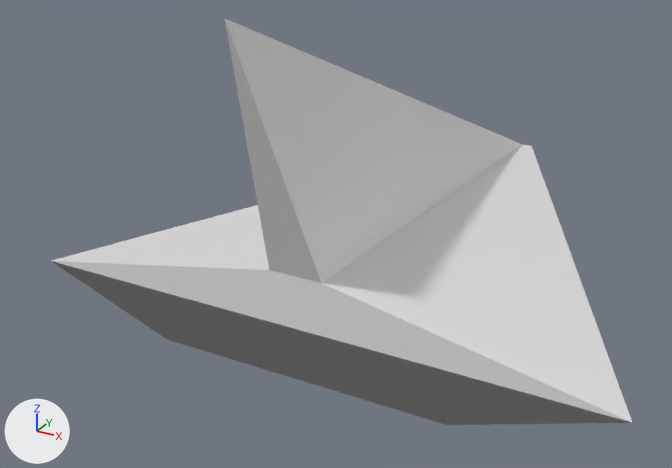
The Blender file assets/models/spaceship.blend: old version first, new version second.
One viewpoint serves both versions: a 50 mm lens placed at (1.294, -3.102, 1.394), pointed at (-0.181, -0.419, 0.052). Lighting does not change. The marker at lower left points along +X, +Y and +Z.

Objects in the first picture: 'Spaceship'.
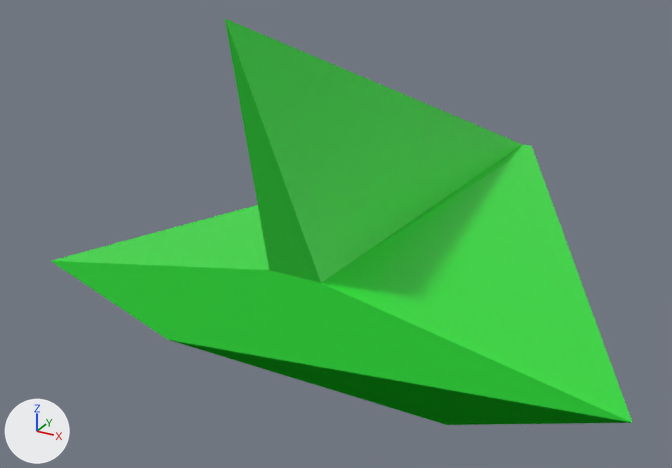
Commit message: Touch the spaceship model

Changed parts and their boxes [x1, y1, x2, y2] in the pictures (672 x 468 px; the box of a moved part takes in the faces that stretch with it):
'Spaceship', recoloured (white to green): [51, 19, 633, 425] in both
part 1 of me_cube, moved or reshaped: [51, 21, 632, 425] in both

What changed in the scene script:
```text
Change mat_material:
    mat_material.base_color: (0.8, 0.8, 0.8) -> (0.026, 0.8, 0.0421)  # white #e7e7e7 -> green #2de73a
Change me_cube:
    where me_cube.from_pydata(...)  # 18 vertices, 10 faces; spans x -1.0..1.0, y -1.29..1.0, z -0.18..0.98
    used by ob_spaceship; location = (0.0, 0.0, 0.0)
    verts and faces of me_cube; kept vertices keep their numbers, new ones are numbered from 18
    before: 1 (0.09, 1.0, -0.02), 2 (1.0, -1.0, 0.0) at pixel (632, 422), 4 (-0.09, 1.0, -0.02), 5 (-1.0, -1.0, 0.0) at pixel (50, 260), 6 (0.0, 1.0, -0.02)
    before: 7 (0.0, -1.29, 0.98) at pixel (224, 18), 8 (0.0, -1.0, -0.18) at pixel (296, 379), 10 (0.5, -1.0, -0.18) at pixel (446, 425), 12 (0.04, 1.0, -0.02), 13 (0.09, -1.0, 0.18) at pixel (321, 283)
    before: 14 (-0.04, 1.0, -0.02), 15 (-0.09, -1.0, 0.18) at pixel (269, 270), 16 (-0.5, -1.0, -0.18) at pixel (168, 339)
    me_cube part 1
    add delete_vertices([8])  # with the faces that use them
    add faces += [(1, 2, 10, 16, 5, 4, 14, 6, 12), (2, 13, 7, 15, 5, 16, 10)]
```
